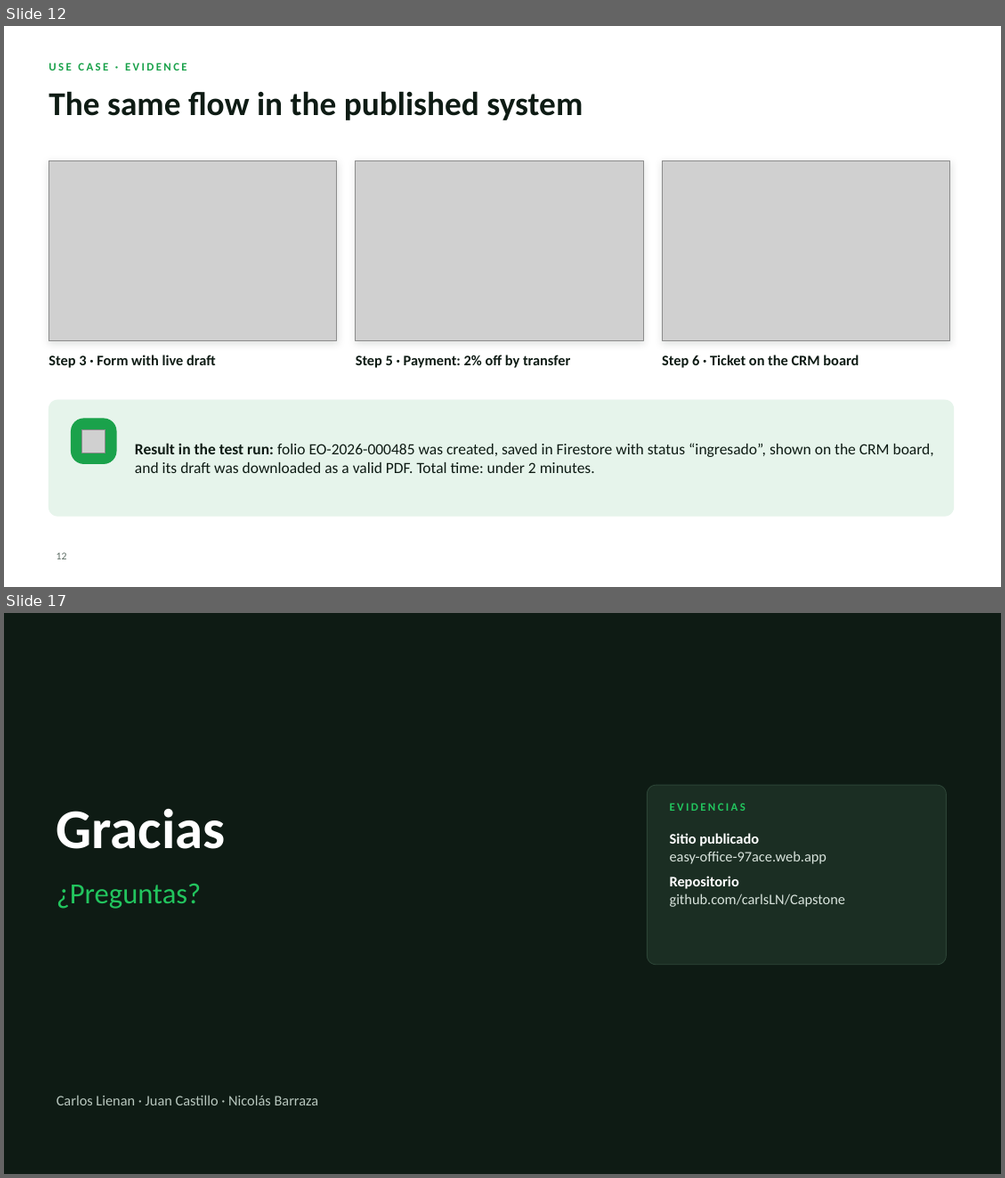
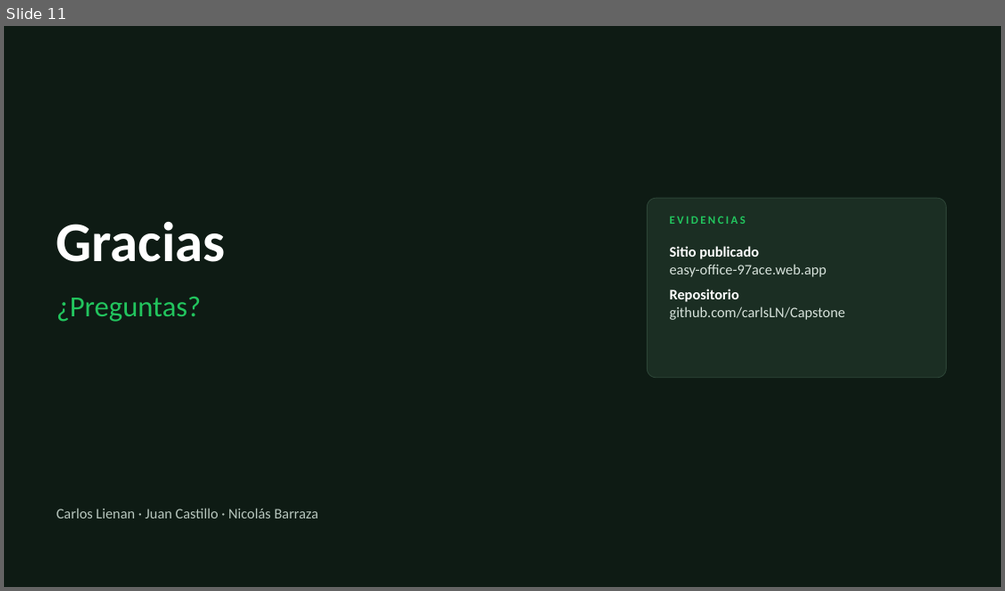
Before and after one commit to carlsLN/Capstone, a slide deck: Fase 3/Presentacion_Final_EasyOffice.pptx. Shown one above the other, each under a label of ours: slides 12 and 17 before the commit, slide 11 after it; the slides between them are not shown. The pictures are 1005x1178 and 1005x591 pixels, drawn with LibreOffice and Linux fonts; fonts in the diff are those of the drawing; grey boxes stand for pictures; background and template pictures are left out. Boxes give left, top, right and bottom in pixels: in the first picture for what was removed or moved away, otherwise in the second. Text is boxed around its words. In the diff, an @@ line names an element or a change of style, - is before the commit and + after.

```diff
--- a/Fase 3/Presentacion_Final_EasyOffice.pptx
+++ b/Fase 3/Presentacion_Final_EasyOffice.pptx
@@ slide 12 removed at bbox=[4, 26, 1001, 587], background #FFFFFF @@
@@ text removed at bbox=[48, 62, 187, 70] @@
-USE CASE · EVIDENCE
@@ title removed at bbox=[48, 91, 582, 120] @@
-The same flow in the published system
@@ rectangle removed at bbox=[48, 160, 337, 341] @@
@@ picture removed at bbox=[48, 160, 337, 341] @@
@@ rectangle removed at bbox=[356, 160, 643, 341] @@
@@ picture removed at bbox=[356, 160, 643, 341] @@
@@ rectangle removed at bbox=[662, 160, 950, 341] @@
@@ picture removed at bbox=[662, 160, 950, 341] @@
@@ text removed at bbox=[48, 354, 216, 368] @@
-Step 3 · Form with live draft
@@ text removed at bbox=[356, 354, 570, 368] @@
-Step 5 · Payment: 2% off by transfer
@@ text removed at bbox=[662, 354, 858, 368] @@
-Step 6 · Ticket on the CRM board
@@ rounded rectangle removed at bbox=[48, 400, 954, 516] @@
@@ rounded rectangle removed at bbox=[72, 418, 116, 464] @@
@@ picture removed at bbox=[81, 429, 105, 452] @@
@@ text removed at bbox=[135, 443, 934, 473] @@
-Result in the test run: folio EO-2026-000485 was created, saved in Firestore with status “ingresado”, shown on the CRM board, and its draft was downloaded as a valid PDF. Total time: under 2 minutes.
@@ page number removed at bbox=[57, 552, 67, 559] @@
-12
@@ what was slide 17 is now slide 11 @@
```
Also in this commit, not shown: 4 slides changed, 5 slides added, 10 other slides removed, 2 other files.
